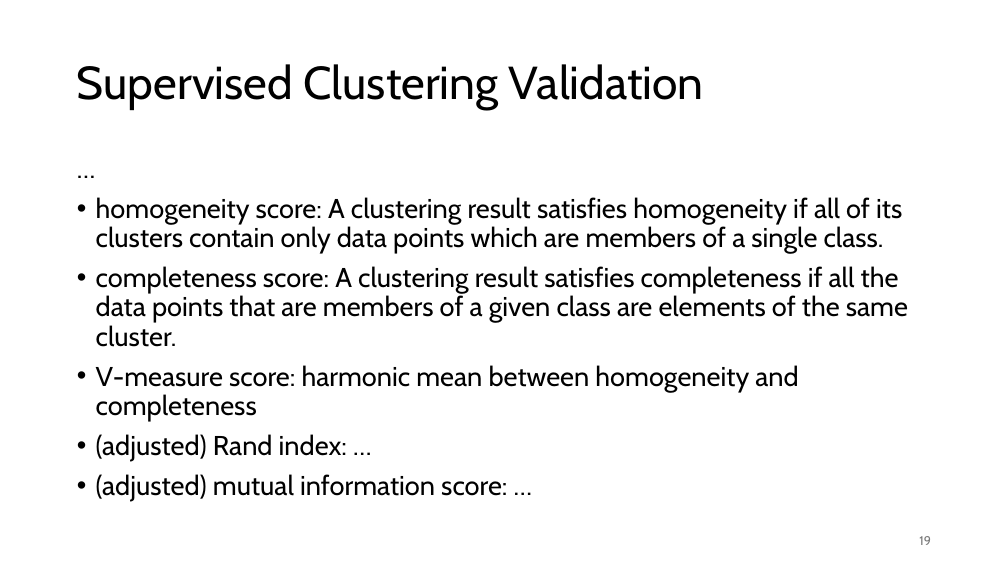
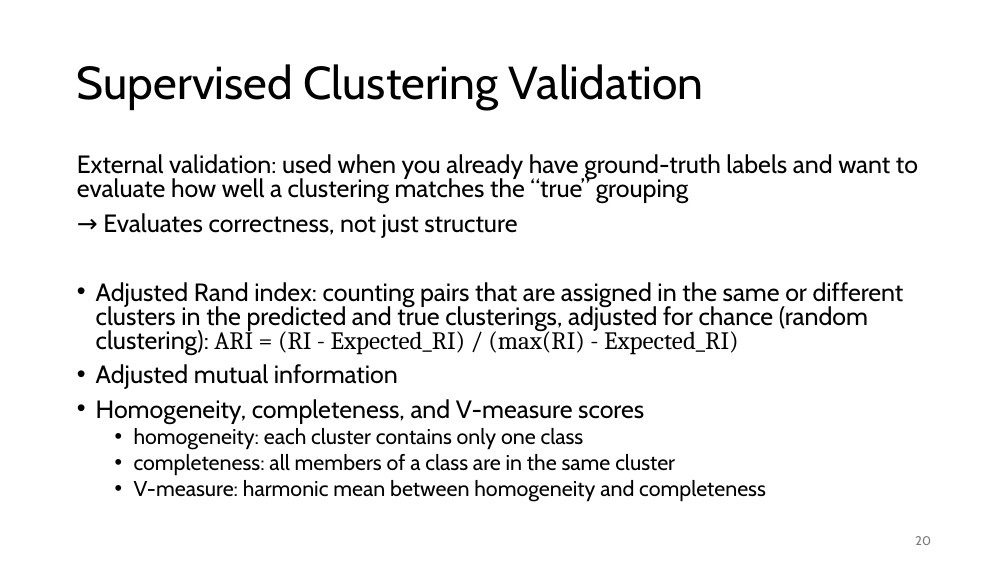
Before and after one commit to FelixWick/data_science, a slide deck: slide 20 of slides/2_clustering.pptx (slide 19 before the commit). Drawn at 1008x567 pixels with LibreOffice and Linux fonts; fonts in the diff are those of the drawing. Boxes give left, top, right and bottom in pixels: in the first picture for what was removed or moved away, otherwise in the second. Text is boxed around its words. In the diff, an @@ line names an element or a change of style, - is before the commit and + after.

```diff
--- a/slides/2_clustering.pptx
+++ b/slides/2_clustering.pptx
@@ text at [77,154,918,502]: text changed; size 25.9 to 23.8 pt @@
-…
-• homogeneity score: A clustering result satisfies homogeneity if all of its clusters contain only data points which are members of a single class.
-• completeness score: A clustering result satisfies completeness if all the data points that are members of a given class are elements of the same cluster.
-• V-measure score: harmonic mean between homogeneity and completeness
-• (adjusted) Rand index: …
-• (adjusted) mutual information score: …
+External validation: used when you already have ground-truth labels and want to evaluate how well a clustering matches the “true” grouping
+→ Evaluates correctness, not just structure
+• Adjusted Rand index: counting pairs that are assigned in the same or different clusters in the predicted and true clusterings, adjusted for chance (random clustering): ARI = (RI - Expected_RI) / (max(RI) - Expected_RI)
+• Adjusted mutual information
+• Homogeneity, completeness, and V-measure scores
+  • homogeneity: each cluster contains only one class
+  • completeness: all members of a class are in the same cluster
+  • V-measure: harmonic mean between homogeneity and completeness
@@ page number at [915,536,931,545]: text changed @@
-19
+20
```
Also in this commit, not shown: 5 other slides changed, 2 slides added, 1 slide removed, 1 other file.
